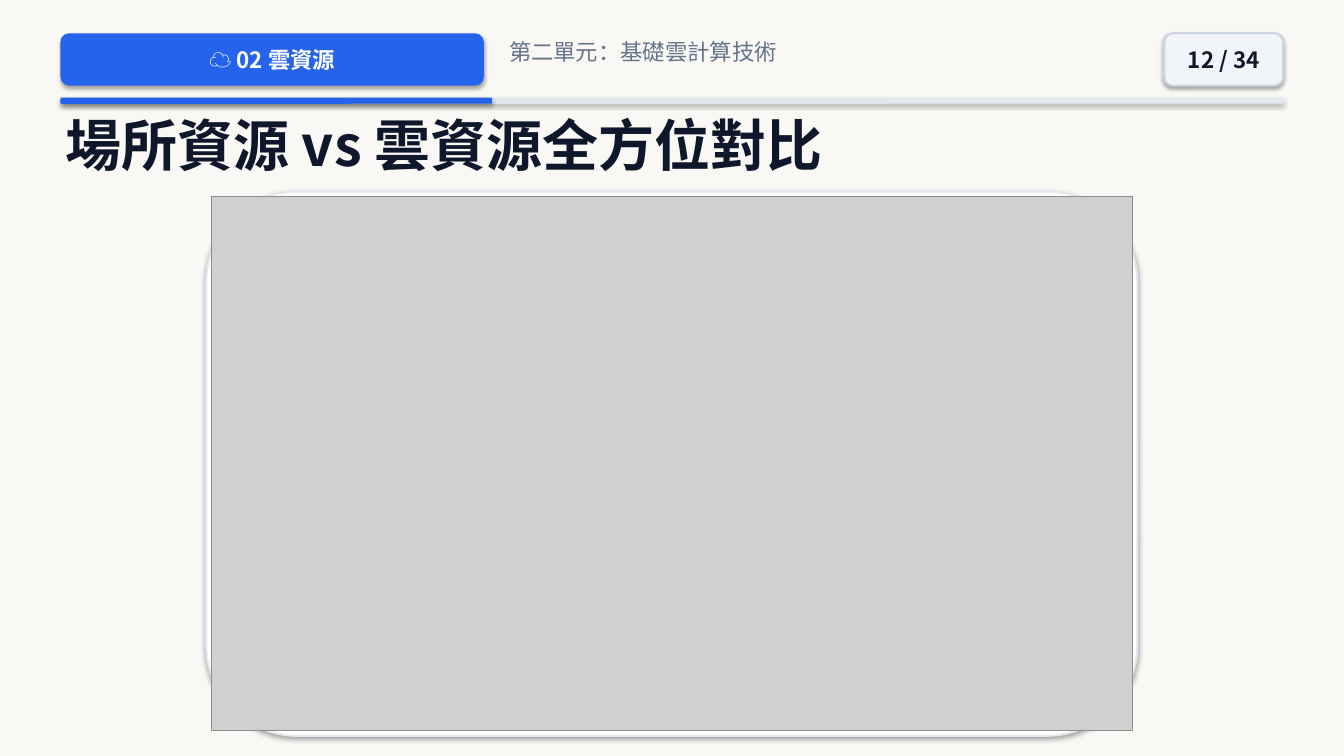
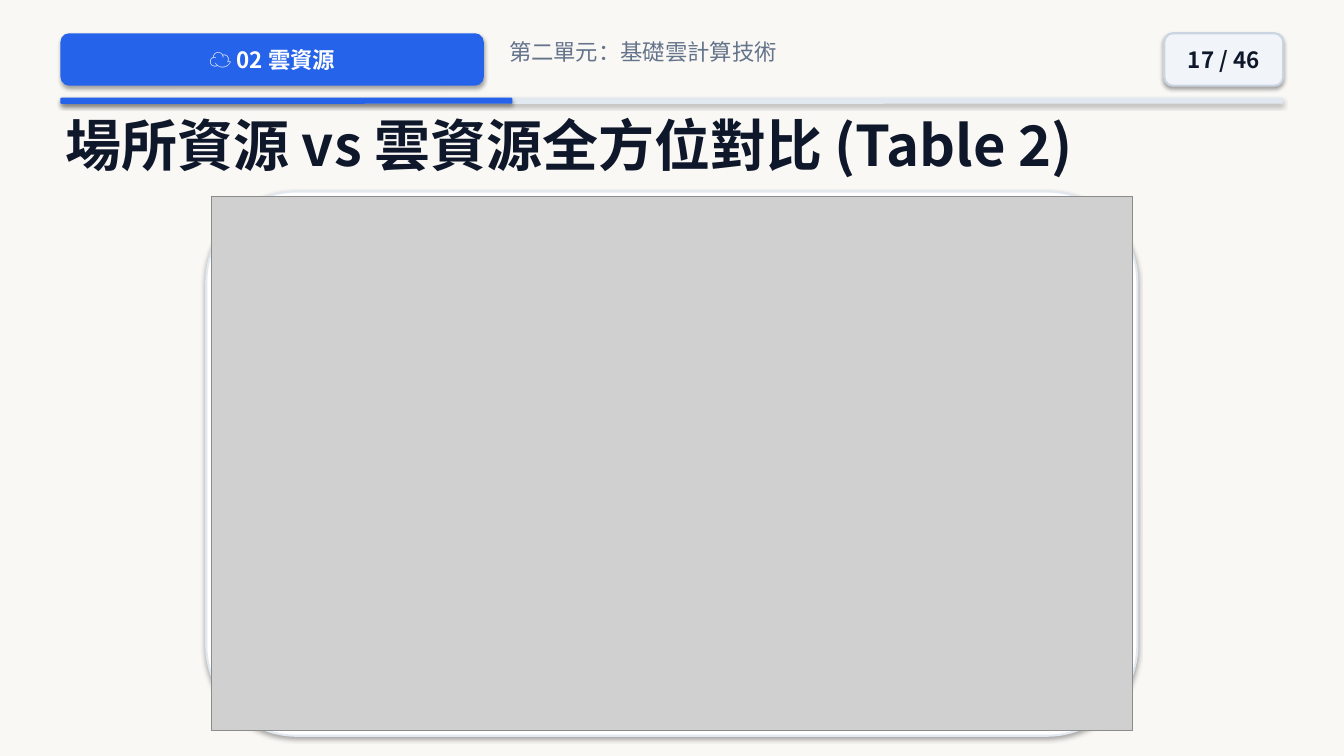
Before and after one commit to joe-ging/seed-cloud-curriculum, a slide deck: slide 17 of downloads/Deck01_Cloud_Level2_NextGen_Pixar_Theme.pptx (slide 12 before the commit). Drawn at 1344x756 pixels with LibreOffice and Linux fonts; fonts in the diff are those of the drawing; grey boxes stand for pictures. Boxes give left, top, right and bottom in pixels: in the first picture for what was removed or moved away, otherwise in the second. Text is boxed around its words. In the diff, an @@ line names an element or a change of style, - is before the commit and + after.

Commit message:
feat: complete overhaul of Lesson 1 (46 slides in full detail) strictly matching Wanda curriculum, all 5 tables and food analogies

```diff
--- a/downloads/Deck01_Cloud_Level2_NextGen_Pixar_Theme.pptx
+++ b/downloads/Deck01_Cloud_Level2_NextGen_Pixar_Theme.pptx
@@ text in rounded rectangle at [1188,51,1259,69]: text changed @@
-12 / 34
+17 / 46
@@ rounded rectangle: place and size @@
-rounded rectangle at [60,98,492,104]
+rounded rectangle at [60,98,512,104]
@@ text at [65,117,1073,177]: text changed @@
-場所資源 vs 雲資源全方位對比
+場所資源 vs 雲資源全方位對比 (Table 2)
```
Also in this commit, not shown: 31 other slides changed, 13 slides added, 1 slide removed, 50 other files.
